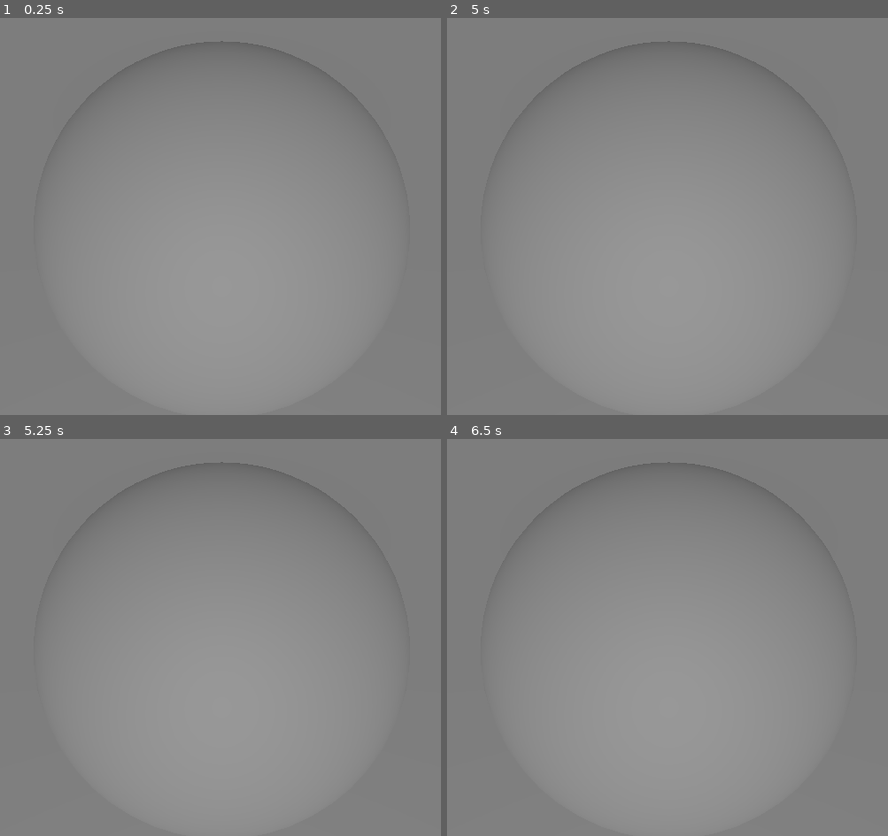
Above: before the commit, frames 1-4 (two rows, left to right).
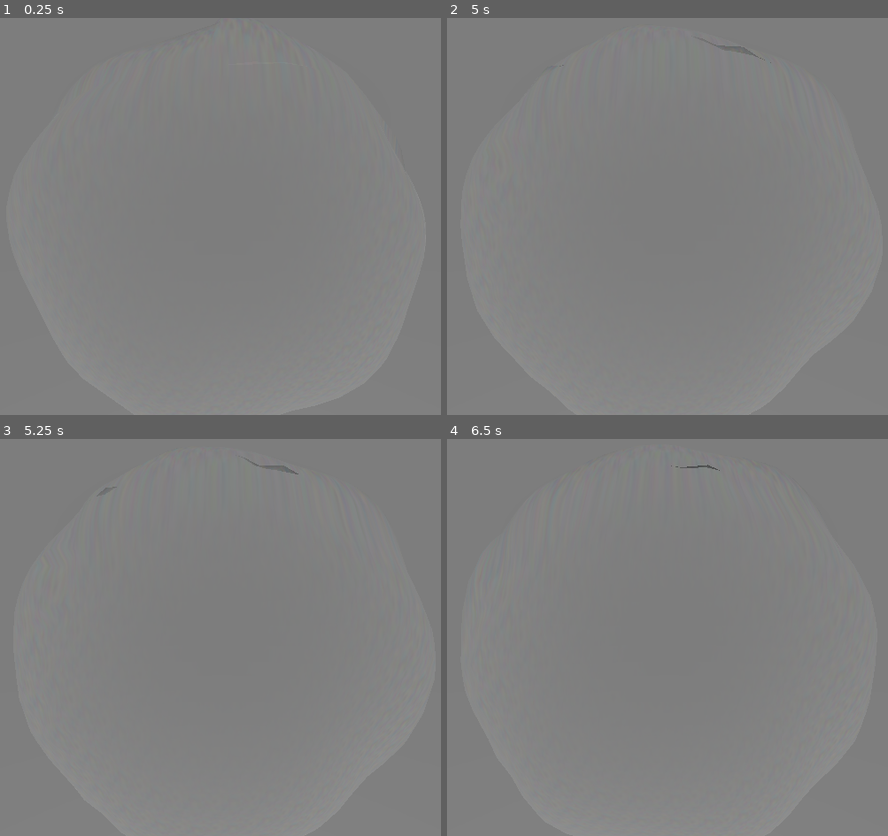
Above: after the commit, the same moments.

Repository: Lycentzia/platzen-oder-profit
Game: Godot game, scene res://main.tscn
The game is run twice, just before and just after one commit, with the same random seed, the same clock (stepped at 60 frames per second) and the same inputs.
Inputs:
- Up to frame 1 (0.25 s): no input
- Up to frame 2 (5 s): tap Enter at 0.5, 2, 3.5 s; tap Space at 1.25, 2.75, 4.25 s
- Up to frame 3 (5.25 s): no input
- Up to frame 4 (6.5 s): no input

The runs differ from the first frame. In frame 1, 2.4% of the frame differs, in the area x 12-88%, y 5-71%; in frame 2, 2.4%; in frame 3, 2.4%; in frame 4, 2.5%, in the area x 10-90%, y 5-71%.

Commit message:
add bubble shader

Diff:
--- /dev/null
+++ b/material/BubbleMaterial.tres
@@ -0,0 +1,20 @@
+[gd_resource type="ShaderMaterial" load_steps=5 format=3 uid="uid://bejjugeklsf6t"]
+
+[ext_resource type="Shader" path="res://shader/blub.gdshader" id="1_g8tyi"]
+[ext_resource type="Texture2D" uid="uid://bne5my3ygsoar" path="res://texture/NoiseColorTexture.png" id="2_5ncoj"]
+
+[sub_resource type="FastNoiseLite" id="FastNoiseLite_of5b5"]
+noise_type = 3
+seed = 3
+frequency = 0.008
+fractal_octaves = 1
+
+[sub_resource type="NoiseTexture2D" id="NoiseTexture2D_ys2av"]
+noise = SubResource("FastNoiseLite_of5b5")
+
+[resource]
+render_priority = 0
+shader = ExtResource("1_g8tyi")
+shader_parameter/smoothness = 0.05
+shader_parameter/noise_texture = SubResource("NoiseTexture2D_ys2av")
+shader_parameter/color = ExtResource("2_5ncoj")
--- /dev/null
+++ b/shader/blub.gdshader
@@ -0,0 +1,36 @@
+shader_type spatial;
+
+uniform sampler2D noise_texture;
+uniform sampler2D color;
+uniform float smoothness : hint_range(0.0,1.0, 0.05);
+
+varying vec3 world_position;
+
+float fresnel(vec3 normal, mat4 camera_matrix){
+	vec3 view_direction_world = (camera_matrix * vec4(0.0,0.0,1.0, 0.0)).xyz;
+	vec3 normal_world = (camera_matrix * vec4(normal, 0.0)).xyz;
+
+	float fresnel = dot(view_direction_world, normal_world);
+	fresnel = clamp(abs(fresnel), 0.0, 1.0);
+	return 1.0 - fresnel;
+}
+
+void vertex() {
+	world_position = (MODEL_MATRIX * vec4(VERTEX, 1.0)).xyz;
+	float height = texture(noise_texture, VERTEX.xz * smoothness + vec2(TIME * 0.05)).r;
+	VERTEX += NORMAL * height;
+	// Called for every vertex the material is visible on.
+}
+
+void fragment() {
+	float fresnel = fresnel(NORMAL, INV_VIEW_MATRIX);
+	ALBEDO = texture(color, world_position.xy + vec2(TIME * 0.1)).rgb;
+	ROUGHNESS = 0.0f;
+	ALPHA = fresnel;
+	// Called for every pixel the material is visible on.
+}
+
+//void light() {
+	// Called for every pixel for every light affecting the material.
+	// Uncomment to replace the default light processing function with this one.
+//}
--- a/sphere.tscn
+++ b/sphere.tscn
@@ -1,4 +1,23 @@
-[gd_scene load_steps=3 format=3 uid="uid://bhyqis20wvvgn"]
+[gd_scene load_steps=8 format=3 uid="uid://bhyqis20wvvgn"]
+
+[ext_resource type="Shader" path="res://shader/blub.gdshader" id="1_76wdm"]
+[ext_resource type="Texture2D" uid="uid://bne5my3ygsoar" path="res://texture/NoiseColorTexture.png" id="2_env2d"]
+
+[sub_resource type="FastNoiseLite" id="FastNoiseLite_of5b5"]
+noise_type = 3
+seed = 3
+frequency = 0.008
+fractal_octaves = 1
+
+[sub_resource type="NoiseTexture2D" id="NoiseTexture2D_ys2av"]
+noise = SubResource("FastNoiseLite_of5b5")
+
+[sub_resource type="ShaderMaterial" id="ShaderMaterial_4uuyl"]
+render_priority = 0
+shader = ExtResource("1_76wdm")
+shader_parameter/smoothness = 0.05
+shader_parameter/noise_texture = SubResource("NoiseTexture2D_ys2av")
+shader_parameter/color = ExtResource("2_env2d")
 
 [sub_resource type="SphereMesh" id="SphereMesh_pi128"]
 lightmap_size_hint = Vector2i(316, 159)
@@ -11,6 +30,7 @@
 [node name="Sphere" type="StaticBody3D"]
 
 [node name="MeshInstance3D" type="MeshInstance3D" parent="."]
+material_override = SubResource("ShaderMaterial_4uuyl")
 mesh = SubResource("SphereMesh_pi128")
 
 [node name="CollisionShape3D" type="CollisionShape3D" parent="."]
Binary file added: texture/NoiseColorTexture.png
Not shown, added: texture/NoiseColorTexture.png.import
